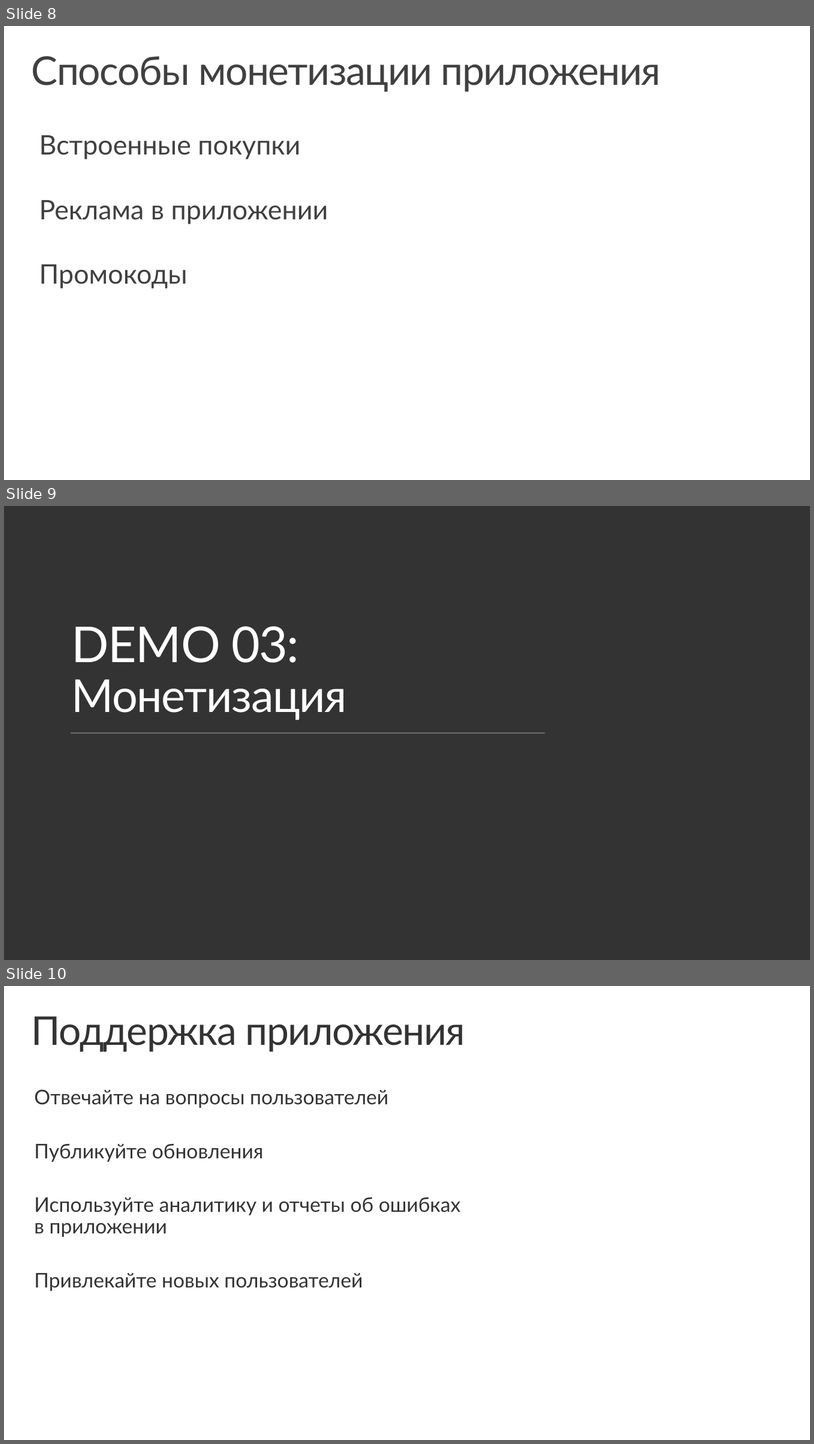
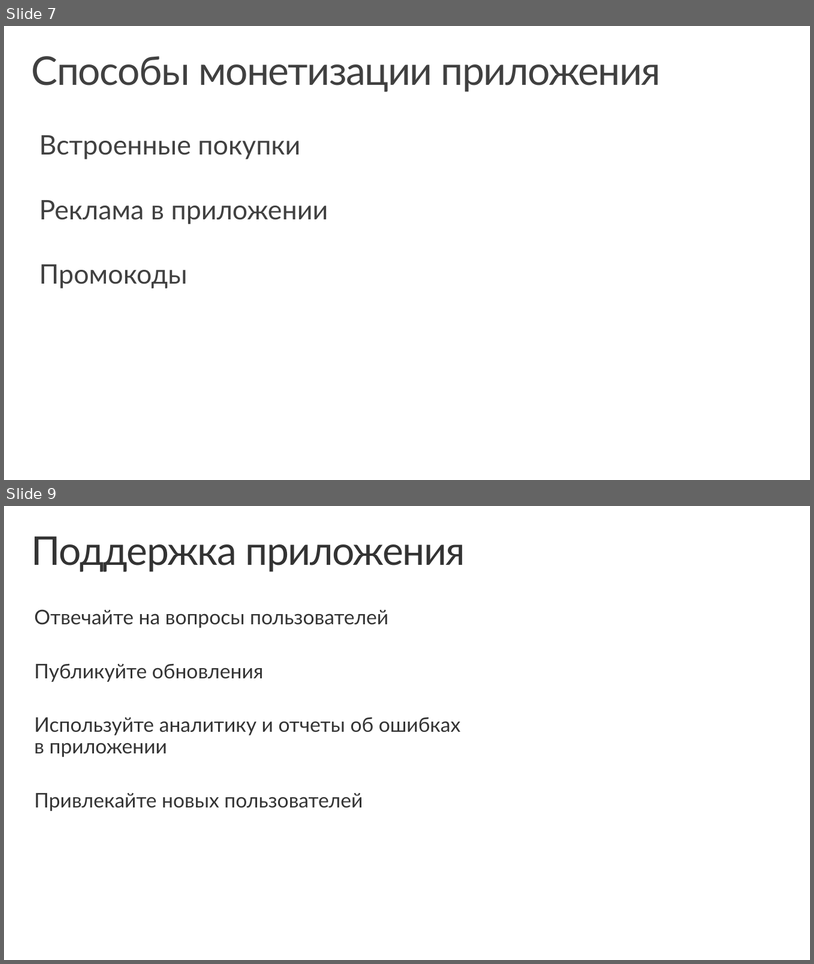
Before and after one commit to evangelism/Win10UWPCourse, a slide deck: 09. Store and Monetization/9 - Store and Monetization (RUS).pptx. Shown one above the other, each under a label of ours: slides 8, 9 and 10 before the commit, slides 7 and 9 after it; the slides between them are not shown. The pictures are 814x1444 and 814x964 pixels, drawn with LibreOffice and Linux fonts; fonts in the diff are those of the drawing; background and template pictures are left out. Boxes give left, top, right and bottom in pixels: in the first picture for what was removed or moved away, otherwise in the second. Text is boxed around its words. In the diff, an @@ line names an element or a change of style, - is before the commit and + after.

```diff
--- a/09. Store and Monetization/9 - Store and Monetization (RUS).pptx
+++ b/09. Store and Monetization/9 - Store and Monetization (RUS).pptx
@@ slide 9 removed at box(4, 506, 810, 960), background #333333 @@
@@ title removed at box(72, 626, 347, 720) @@
-DEMO 03:
-Монетизация
@@ line removed from (71, 733) to (545, 733) @@
@@ what was slide 8 is now slide 7 @@
@@ what was slide 10 is now slide 9 @@
```
Also in this commit, not shown: 1 slide changed, 1 other file.
